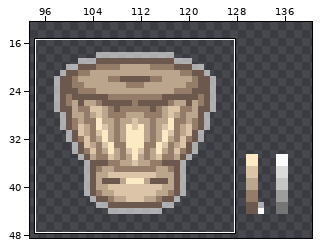
Pixel-art file, stored at src/- Resource Dump/Aseprite/chef_hat.ase. Above: a wide view before the commit, with the close-up outlined.
Close-up. Before the edit:
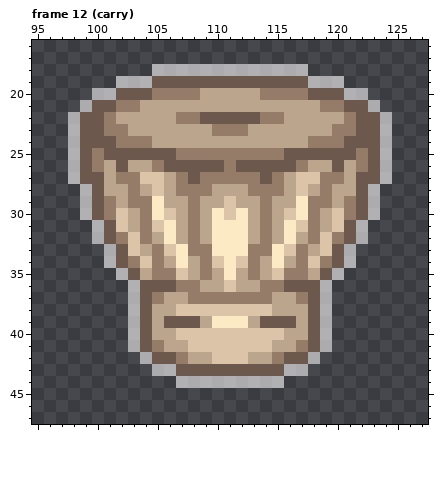
256x256 pixels, 13 frames. Colours within 5 levels of each other are drawn and written as one. Shown: frame 12 (carry): x 95..127, y 16..47. The wide view leaves out empty margins. The commit also changed other frames or places, which this record leaves out.
The same view after the edit:
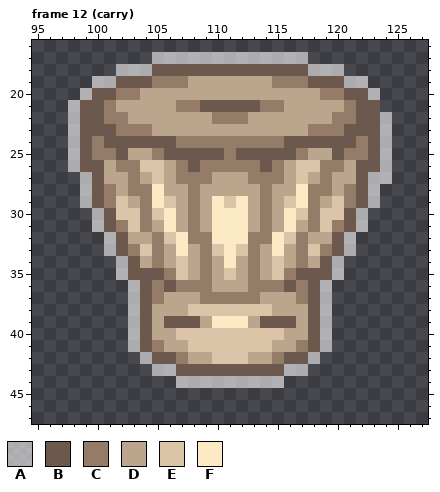
Palette (. is transparent): A #ffffff93  B #6d584e  C #947c68  D #bca58d  E #dbc4a7  F #fbeac4
From the commit log: added proper player animation detection
Diff:
Changed rows in their new state; - is an unchanged pixel.
Frame 12 (carry), layer "Layer 1":
first column x 98:
17 -------AAAAAAAAAAAAA------
18 ----AAABBBBBBBBBBBBBAAA---
19 --AABBBCCCDDDDDDDCCCBBBAA-
20 -ABBCCDDDDD-----DDDDDCCBBA
21 AB-CDD---CCBBBBBCC---DDC-B
22 ----C----DDDCCCDDD----C---
23 ---B-CC-----DDD-----CC-B--
24 --C-BBBBBCCCCCCCCCBBBBB-C-
25 ---C-DDC-BBBB-BBBB-CDD-C--
26 --B-CCEEDC-CC-CC-CDEECC-B-
27 .A--D-D---C-DDD-C---D-D--A
28 ---C--CF-D-D---D-D-FC--C--
29 ----ED--E---F-F---E--DE---
30 -.AB-E-EF----F----FE-E-BA.
31 ----CE-D-----------D-EC---
32 --.ABDDCEF-C---C-FECDDBA.-
33 -----CE-D-D-E-E-D-D-EC----
34 ---.ABD--E--D-D--E--DBA.--
35 ------BB-----E-----BB-----
36 -------C---C-D-C---C------
37 ----------D-----D---------
38 ---------D----------------
Where, in picture pixels (left, top, right, bottom), the same in both close-ups:
changed: (68, 52, 380, 316)
